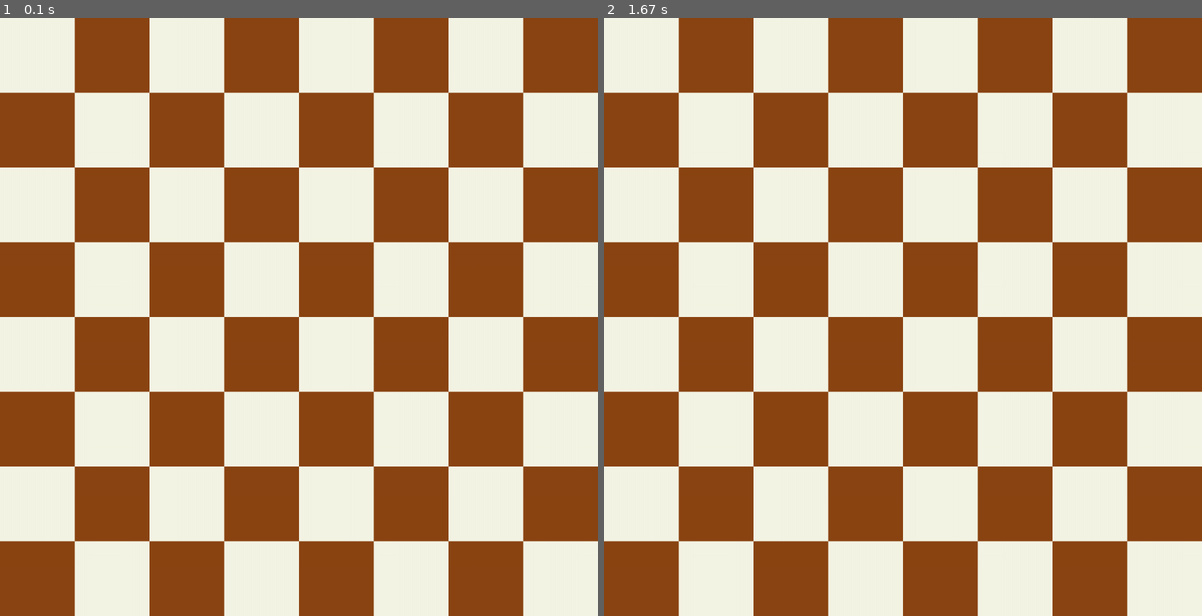
Above: before the commit, frames 1-2 (left to right).
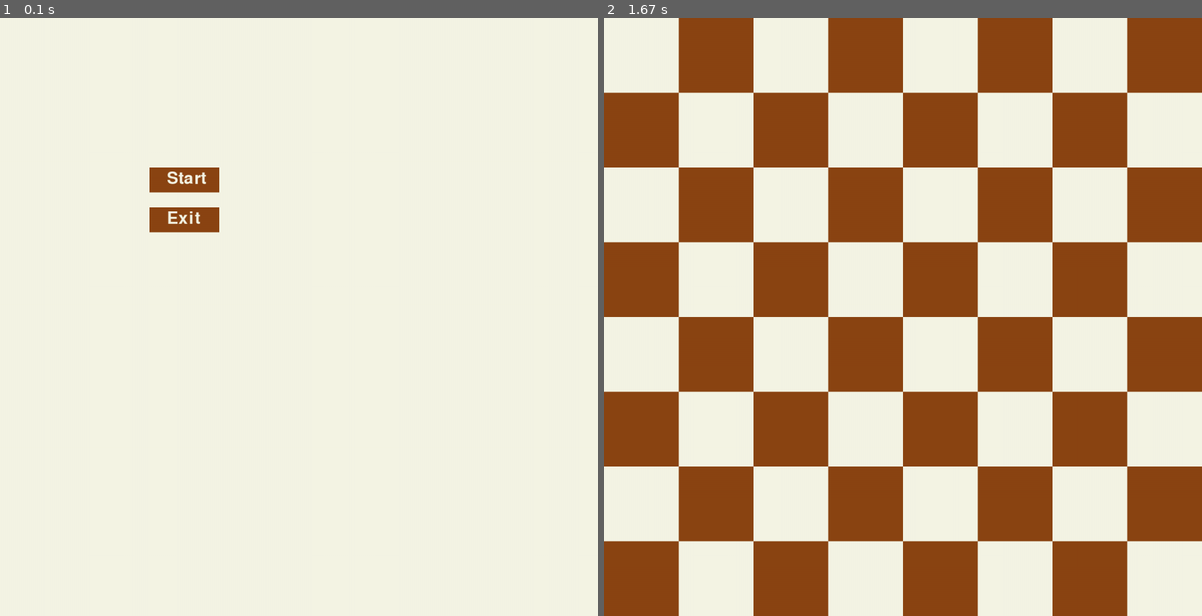
Above: after the commit, the same moments.

Repository: WilliamBayliss/Chess-Pygame
Game: pygame game, started from chess.py
The game is run twice, just before and just after one commit, with the same random seed, the same clock (stepped at 60 frames per second) and the same inputs.
Inputs (mouse positions are in pixels of both pictures, inside the frame that each line leads up to):
- Up to frame 1 (0.1 s): no input
- Up to frame 2 (1.67 s): click (789, 179) at 0.38 s, where only the run after the commit has a clickable "Start"

The runs differ from the first frame. In frame 1, 51% of the frame differs, in the area x 0-100%, y 0-100%; in frame 2, nothing differs.

Commit message:
Added start menu

Diff:
--- a/chess.py
+++ b/chess.py
@@ -1,8 +1,18 @@
 import pygame
 import os
 import lib
+#Initialize
+WIDTH, HEIGHT = 1200, 1200
+LIGHT = (245, 245, 229)
+DARK = (139, 69, 19)
 pygame.init()
-WIDTH, HEIGHT = 1200, 1200
+screen = pygame.display.set_mode((WIDTH, HEIGHT))
+pygame.display.set_caption("Welcome to Chess!")
+font = pygame.font.Font(None, 50)
+
+
+#Classes --------------------------------------------------------------------------------------------------------------------
+
 class Player:
     def __init__(self):
         self.colour = None
@@ -30,9 +40,9 @@
                 square.x = x
                 square.y = y
                 if (x + y) % 2 == 0:
-                    square.colour = (245, 245, 229) # Light
+                    square.colour = LIGHT
                 else:
-                    square.colour = (139, 69, 19) # Dark
+                    square.colour = DARK
                 square.size = WIDTH // 8
                 row.append(square)
             board.append(row)
@@ -48,17 +58,7 @@
         self.moved = False
         self.available_moves = None
 
-
-
-
-
-
-
-
-
-
-screen = pygame.display.set_mode((WIDTH, HEIGHT))
-pygame.display.set_caption("Chessboard")
+#MAIN FUNCTIONS ----------------------------------------------------------------------------------------------------------
 
 # Create instance of board class and draw board on screen
 def draw_board():
@@ -68,15 +68,72 @@
         for square in row:
             col_index = row.index(square)
             pygame.draw.rect(screen, square.colour, (col_index * square.size, row_index * square.size, square.size, square.size))
+    pygame.display.set_caption("Chessboard")
 
-# Main loop
-running = True
-while running:
-    for event in pygame.event.get():
-        if event.type == pygame.QUIT:
-            running = False
+def get_player_name():
+    name = ""
+    getting_name = True
 
-    draw_board()
-    pygame.display.flip()
+    while getting_name:
+        screen.fill((40, 40, 40)) # Dark gray window for name selection
+        prompt_surface = font.render("Enter your name:" + "|", True, (0, 255, 0))
+        screen.blit(prompt_surface, (100, 200))
 
-pygame.quit()
+        #Event tracking loop
+        for event in pygame.event.get():
+            if event.type == pygame.QUIT:
+                pygame.quit()
+                exit()
+
+            # Handle user keyboard input
+            if event.type == pygame.KEYDOWN:
+                if event.key == pygame.K_RETURN: # Stop when user presses enter
+                    getting_name = False
+                elif event.key == pygame.K_BACKSPACE: # Remove last Character
+                    name = name["-1"]
+                else:
+                      name += event.unicode
+
+    return name
+
+def start_menu():
+    player = Player()
+
+    while True:
+        screen.fill(LIGHT)
+        mouse = pygame.mouse.get_pos()
+
+        start_button = pygame.Rect(300, 300, 140, 50)
+        exit_button = pygame.Rect(300, 380, 140, 50)
+
+        pygame.draw.rect(screen, LIGHT if start_button.collidepoint(mouse) else DARK, start_button)
+        pygame.draw.rect(screen, LIGHT if exit_button.collidepoint(mouse) else DARK, exit_button)
+
+        start_text = font.render("Start", True, LIGHT)
+        exit_text = font.render("Exit", True, LIGHT)
+
+        screen.blit(start_text, (335, 305))
+        screen.blit(exit_text, (335, 385))
+
+        for event in pygame.event.get():
+            if event.type == pygame.QUIT:
+                pygame.quit()
+            if event.type == pygame.MOUSEBUTTONDOWN:
+                if start_button.collidepoint(mouse):
+                    game()
+                if exit_button.collidepoint(mouse):
+                    pygame.quit()
+        pygame.display.update()
+
+def game():
+    running = True
+    while running:
+        for event in pygame.event.get():
+            if event.type == pygame.QUIT:
+                running = False
+        draw_board()
+        pygame.display.update()
+
+    pygame.quit()
+
+start_menu()
